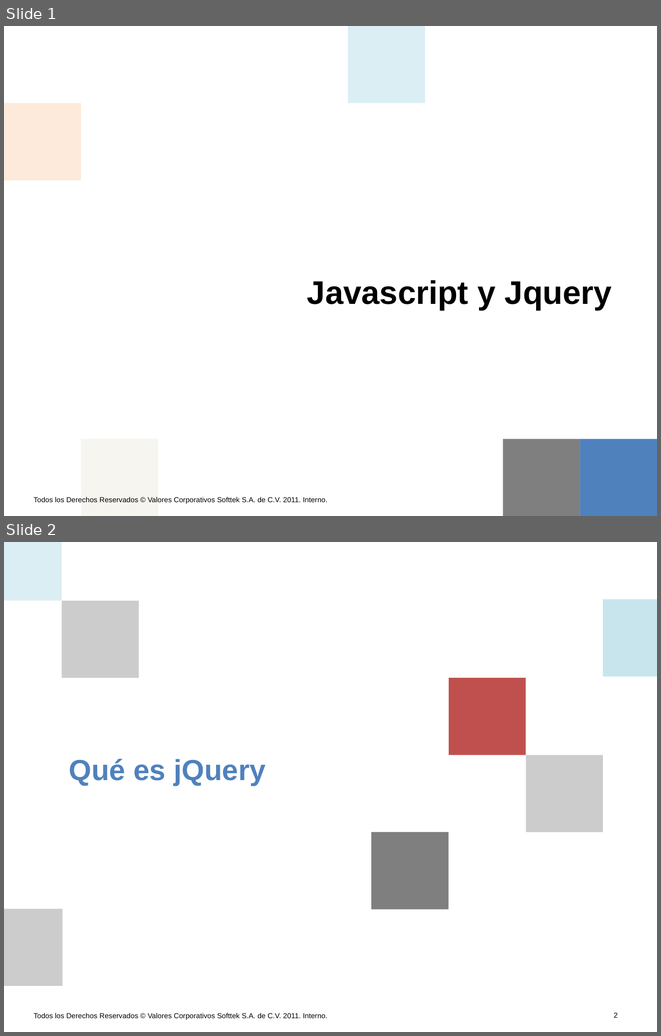
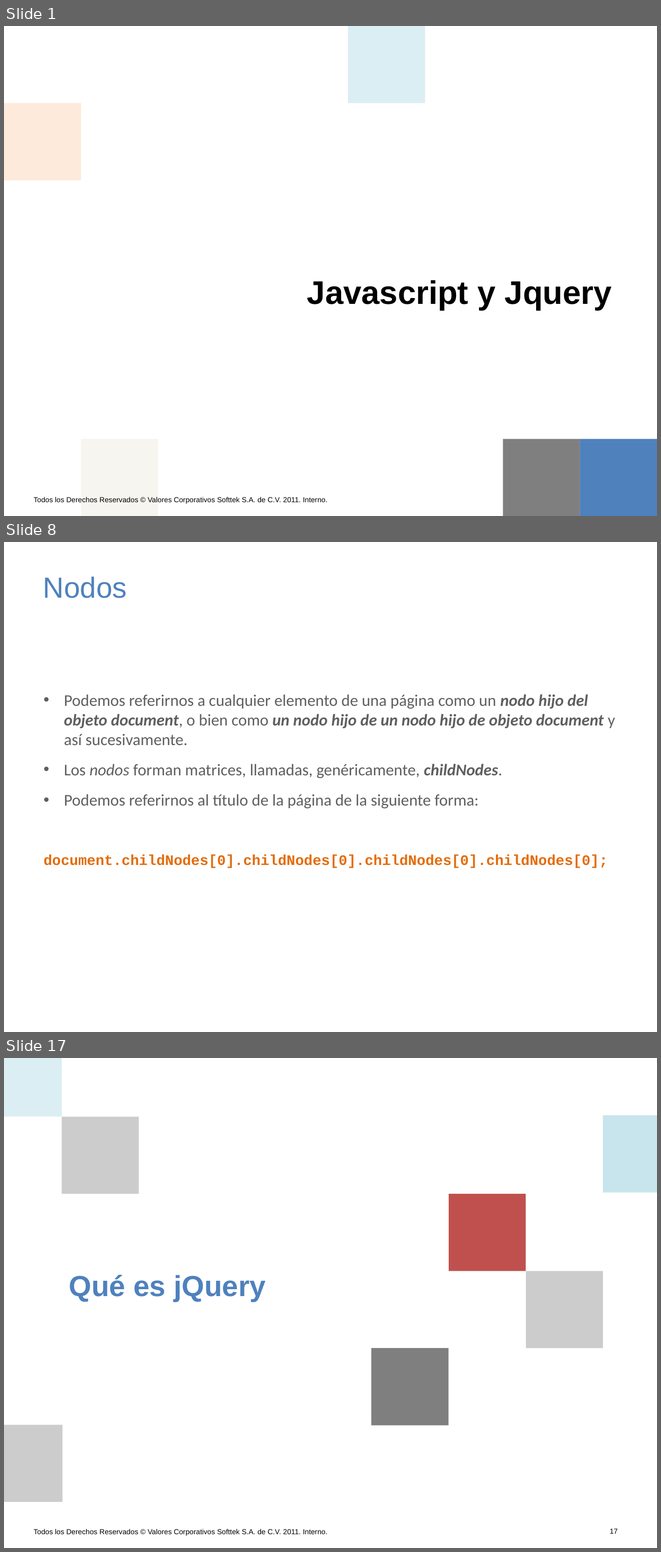
Before and after one commit to AlanNoboa/STKJavascriptJquery, a slide deck: Javascript y JQuery.pptx. Shown one above the other, each under a label of ours: slides 1 and 2 before the commit, slides 1, 8 and 17 after it; the slides between them are not shown. The pictures are 661x1036 and 661x1552 pixels, drawn with LibreOffice and Linux fonts; fonts in the diff are those of the drawing; background and template pictures are left out. Boxes give left, top, right and bottom in pixels: in the first picture for what was removed or moved away, otherwise in the second. Text is boxed around its words. In the diff, an @@ line names an element or a change of style, - is before the commit and + after.

```diff
--- a/Javascript y JQuery.pptx
+++ b/Javascript y JQuery.pptx
@@ slide 8 added at bbox=[4, 542, 657, 1032], background #FFFFFF @@
@@ title added at bbox=[43, 576, 127, 598], 32 pt, text #4F81BD @@
+Nodos
@@ text added at bbox=[44, 694, 615, 868], 18 pt, text #5F5F5F @@
+• Podemos referirnos a cualquier elemento de una página como un nodo hijo del objeto document, o bien como un nodo hijo de un nodo hijo de objeto document y así sucesivamente.
+• Los nodos forman matrices, llamadas, genéricamente, childNodes.
+• Podemos referirnos al título de la página de la siguiente forma:
+document.childNodes[0].childNodes[0].childNodes[0].childNodes[0];
@@ what was slide 2 is now slide 17 @@
@@ page number at bbox=[610, 1528, 618, 1533]: text changed @@
-2
+17
```
Also in this commit, not shown: 14 other slides added.
